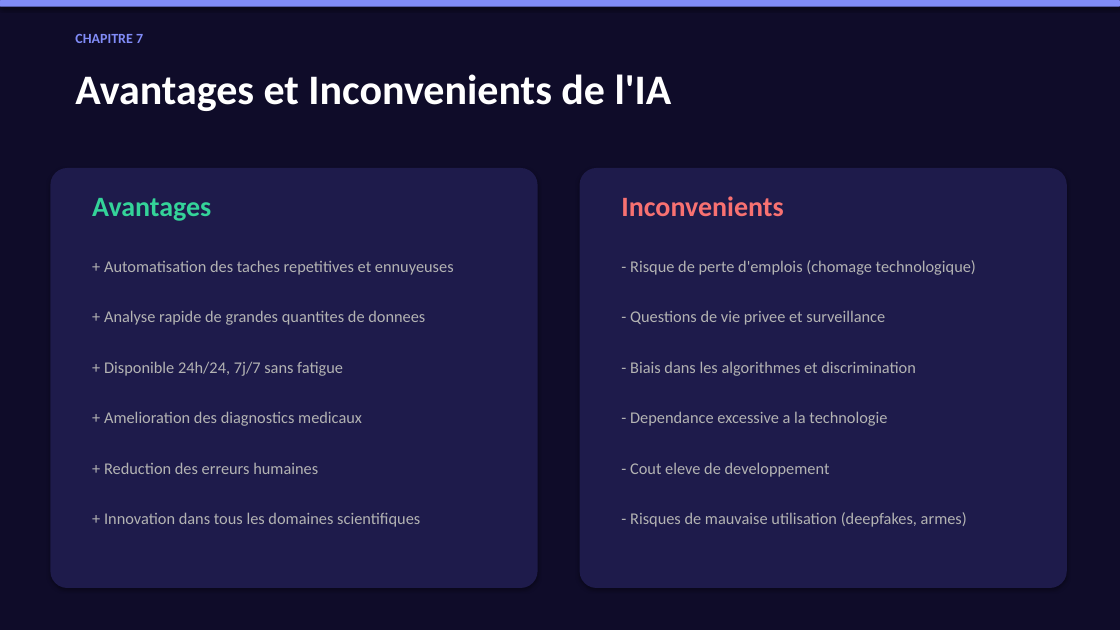
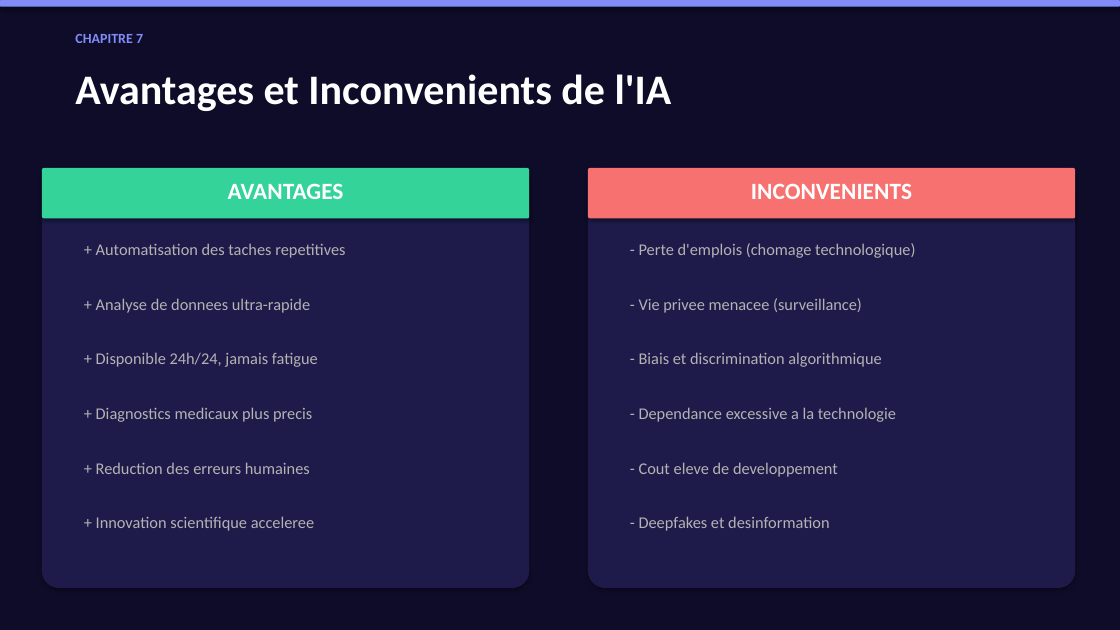
Before and after one commit to ayoubassouarinfo/AI-Project, a slide deck: slide 9 of AI_Presentation_Ayoub_Assouar.pptx. Drawn at 1120x630 pixels with LibreOffice and Linux fonts; fonts in the diff are those of the drawing. Boxes give left, top, right and bottom in pixels: in the first picture for what was removed or moved away, otherwise in the second. Text is boxed around its words. In the diff, an @@ line names an element or a change of style, - is before the commit and + after.

```diff
--- a/AI_Presentation_Ayoub_Assouar.pptx
+++ b/AI_Presentation_Ayoub_Assouar.pptx
@@ rounded rectangle: place and size @@
-rounded rectangle at bbox=[50, 168, 538, 588]
+rounded rectangle at bbox=[42, 168, 529, 588]
@@ rounded rectangle added at bbox=[42, 168, 529, 218], fill #34D399 @@
@@ rounded rectangle: place and size @@
-rounded rectangle at bbox=[580, 168, 1067, 588]
+rounded rectangle at bbox=[588, 168, 1075, 588]
@@ rounded rectangle added at bbox=[588, 168, 1075, 218], fill #F87171 @@
@@ text at bbox=[228, 183, 344, 199]: text changed; size 24 to 20 pt; text colour #34D399 to #FFFFFF @@
-Avantages
+AVANTAGES
@@ text at bbox=[751, 184, 912, 199]: text changed; size 24 to 20 pt; text colour #F87171 to #FFFFFF @@
-Inconvenients
+INCONVENIENTS
@@ text at bbox=[96, 243, 345, 258]: text changed @@
-+ Automatisation des taches repetitives et ennuyeuses
++ Automatisation des taches repetitives
@@ text at bbox=[639, 243, 915, 258]: text changed @@
-- Risque de perte d'emplois (chomage technologique)
+- Perte d'emplois (chomage technologique)
@@ text at bbox=[96, 298, 310, 313]: text changed @@
-+ Analyse rapide de grandes quantites de donnees
++ Analyse de donnees ultra-rapide
@@ text at bbox=[639, 298, 862, 313]: text changed @@
-- Questions de vie privee et surveillance
+- Vie privee menacee (surveillance)
@@ text at bbox=[96, 352, 318, 367]: text changed @@
-+ Disponible 24h/24, 7j/7 sans fatigue
++ Disponible 24h/24, jamais fatigue
@@ text at bbox=[639, 352, 881, 367]: text changed @@
-- Biais dans les algorithmes et discrimination
+- Biais et discrimination algorithmique
@@ text at bbox=[96, 407, 312, 422]: text changed @@
-+ Amelioration des diagnostics medicaux
++ Diagnostics medicaux plus precis
@@ text "- Dependance excessive a la ...": place and size @@
-text "- Dependance excessive a la ..." at bbox=[630, 411, 887, 426]
+text "- Dependance excessive a la ..." at bbox=[639, 407, 896, 422]
@@ text "+ Reduction des erreurs humaines": place and size @@
-text "+ Reduction des erreurs humaines" at bbox=[104, 462, 318, 474]
+text "+ Reduction des erreurs humaines" at bbox=[96, 462, 310, 474]
@@ text "- Cout eleve de developpement": place and size @@
-text "- Cout eleve de developpement" at bbox=[630, 462, 830, 477]
+text "- Cout eleve de developpement" at bbox=[639, 462, 838, 477]
@@ text at bbox=[96, 516, 314, 531]: text changed @@
-+ Innovation dans tous les domaines scientifiques
++ Innovation scientifique acceleree
@@ text at bbox=[639, 516, 829, 531]: text changed @@
-- Risques de mauvaise utilisation (deepfakes, armes)
+- Deepfakes et desinformation
```
Also in this commit, not shown: 9 other slides changed, 1 slide added, 1 slide removed, 10 other files.
